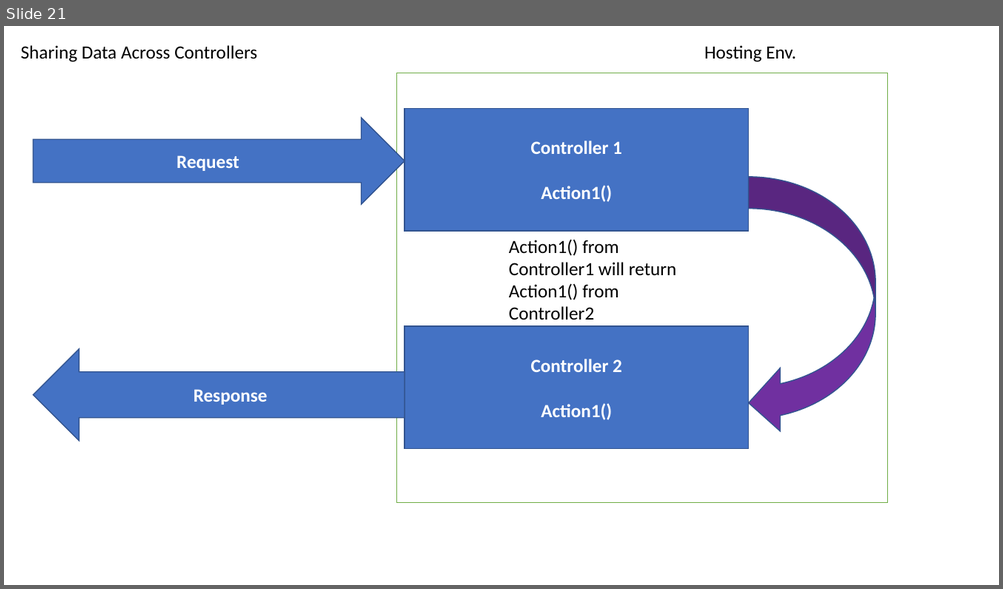
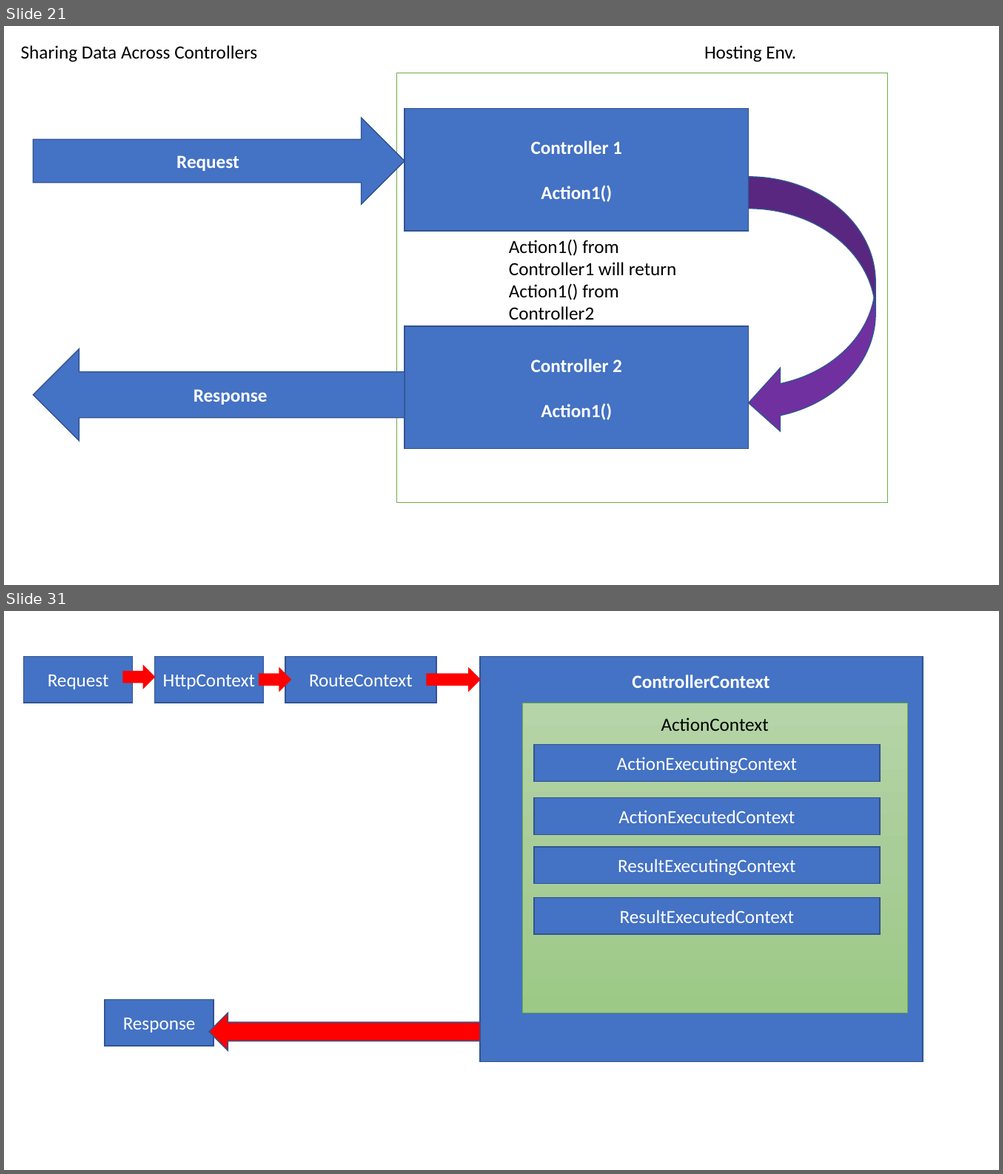
Before and after one commit to maheshsabnis/mbaspnetcore, a slide deck: mbaspnetcore6/MB_Training_Images.pptx. Shown one above the other, each under a label of ours: slide 21 before the commit, slides 21 and 31 after it; the slides between them are not shown. The pictures are 1003x589 and 1003x1174 pixels, drawn with LibreOffice and Linux fonts; fonts in the diff are those of the drawing. Boxes give left, top, right and bottom in pixels: in the first picture for what was removed or moved away, otherwise in the second. Text is boxed around its words. In the diff, an @@ line names an element or a change of style, - is before the commit and + after.

```diff
--- a/mbaspnetcore6/MB_Training_Images.pptx
+++ b/mbaspnetcore6/MB_Training_Images.pptx
@@ slide 31 added at (4,611,999,1170), background #FFFFFF @@
@@ rectangle added at (23,657,132,703), fill #4472C4, outline #325491 1 pt, 18 pt, text #FFFFFF @@
+Request
@@ right arrow added at (123,667,155,689), fill #FF0000, outline #FF0000 1 pt @@
@@ rectangle added at (155,657,264,703), fill #4472C4, outline #325491 1 pt, 18 pt, text #FFFFFF @@
+HttpContext
@@ right arrow added at (259,669,290,691), fill #FF0000, outline #FF0000 1 pt @@
@@ rectangle added at (285,657,436,703), fill #4472C4, outline #325491 1 pt, 18 pt, text #FFFFFF @@
+RouteContext
@@ right arrow added at (427,669,480,691), fill #FF0000, outline #FF0000 1 pt @@
@@ rectangle added at (480,657,922,1062), fill #4472C4, outline #325491 1 pt, 18 pt, text #FFFFFF @@
+ControllerContext
@@ text added at (632,675,769,688), 18 pt, text #FFFFFF, bold @@
+ControllerContext
@@ rectangle added at (523,703,908,1013), fill gradient #B5D5A7 to #AACE9A to #9CC987, outline #70AD47 0.5 pt, 18 pt, text #000000 @@
+ActionContext
@@ rectangle added at (534,744,879,781), fill #4472C4, outline #325491 1 pt, 18 pt, text #FFFFFF @@
+ActionExecutingContext
@@ rectangle added at (534,798,879,834), fill #4472C4, outline #325491 1 pt, 18 pt, text #FFFFFF @@
+ActionExecutedContext
@@ rectangle added at (534,847,879,883), fill #4472C4, outline #325491 1 pt, 18 pt, text #FFFFFF @@
+ResultExecutingContext
@@ rectangle added at (534,897,879,934), fill #4472C4, outline #325491 1 pt, 18 pt, text #FFFFFF @@
+ResultExecutedContext
@@ rectangle added at (105,999,213,1046), fill #4472C4, outline #325491 1 pt, 18 pt, text #FFFFFF @@
+Response
@@ left arrow added at (209,1013,480,1051), fill #FF0000, outline #325491 1 pt @@
```
Also in this commit, not shown: 1 slide changed, 8 other slides added, 1 other file.
